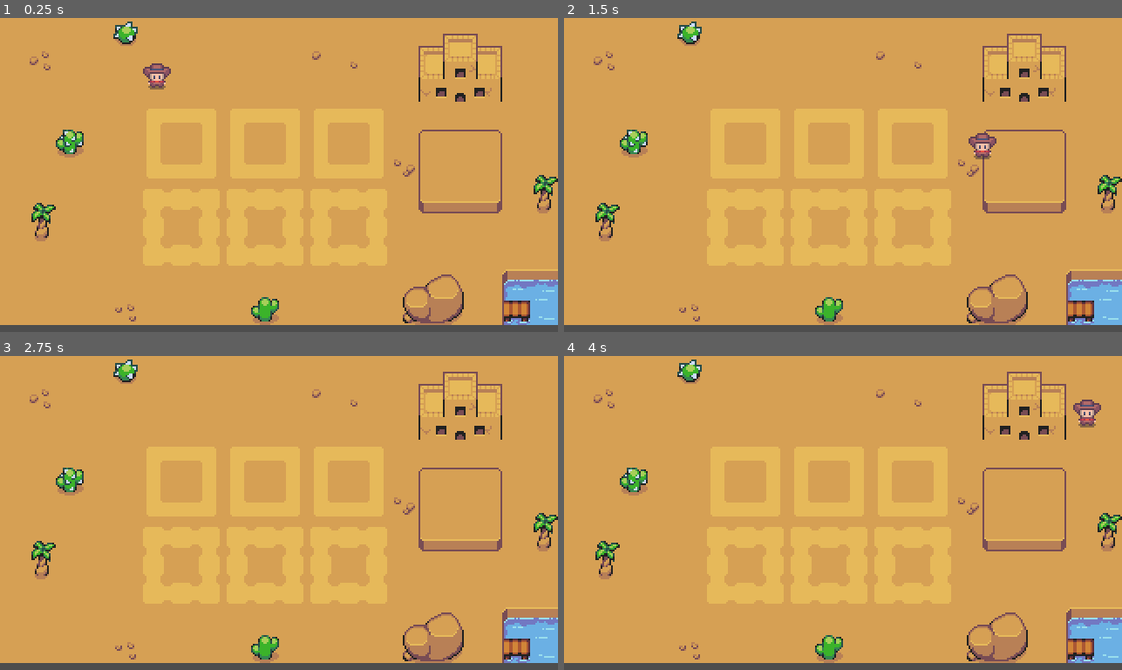
Above: before the commit, frames 1-4 (two rows, left to right).
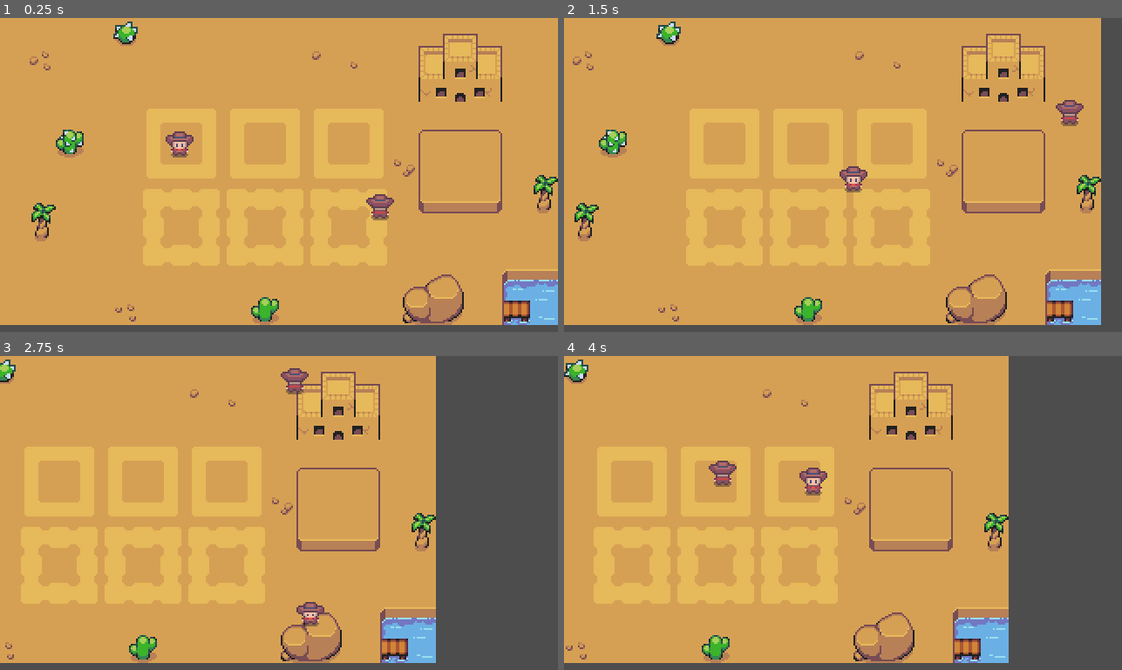
Above: after the commit, the same moments.

Repository: Jabir-A-H/rogue-outlaw
Game: Godot game, scene res://scenes/main.tscn
The game is run twice, just before and just after one commit, with the same random seed, the same clock (stepped at 60 frames per second) and the same inputs.
Inputs:
- Up to frame 1 (0.25 s): no input
- Up to frame 2 (1.5 s): tap Enter at 0.5 s; hold Right (ui_right) 0.53-1.28 s; hold Down (ui_down) from 1.28 s (still down)
- Up to frame 3 (2.75 s): release Down (ui_down) at 2.03 s; hold Right (ui_right) from 2.03 s (still down)
- Up to frame 4 (4 s): release Right (ui_right) at 2.78 s; hold Up (ui_up) 2.78-3.53 s; hold Left (ui_left) from 3.53 s (still down)

The runs differ from the first frame. In frame 1, 0.9% of the frame differs, in the area x 25-71%, y 14-65%; in frame 2, 23%; in frame 3, 46%, in the area x 0-100%, y 0-98%; in frame 4, 43%.

Commit message:
Enemy Movement

Diff:
--- a/project.godot
+++ b/project.godot
@@ -23,6 +23,16 @@
 window/size/window_height_override=720
 window/stretch/mode="viewport"
 
+[global_group]
+
+player=""
+
+[layer_names]
+
+2d_physics/layer_1="player"
+2d_physics/layer_2="props"
+2d_physics/layer_3="emenies"
+
 [rendering]
 
 textures/canvas_textures/default_texture_filter=0
--- a/scenes/emeny.tscn
+++ b/scenes/emeny.tscn
@@ -1,6 +1,156 @@
-[gd_scene load_steps=2 format=3 uid="uid://c0uwbtquxuumx"]
+[gd_scene load_steps=22 format=3 uid="uid://c0uwbtquxuumx"]
 
 [ext_resource type="Script" uid="uid://bifdjx1x3y7vo" path="res://scripts/emeny.gd" id="1_iolue"]
+[ext_resource type="Texture2D" uid="uid://6ow0lgcaoo0" path="res://assets/Player/idle/cowboy_idle_spritesheet.png" id="2_5jopv"]
+[ext_resource type="Texture2D" uid="uid://77jfwgmbgnaq" path="res://assets/Player/idle/cowboy_idle_right_spritesheet.png" id="3_mm6fx"]
+[ext_resource type="Texture2D" uid="uid://dolo7mebebsy0" path="res://assets/Player/idle/cowboy_idle_up_spritesheet.png" id="4_3qxnk"]
 
-[node name="Emeny" type="CharacterBody2D"]
+[sub_resource type="PhysicsMaterial" id="PhysicsMaterial_5jopv"]
+friction = 0.0
+bounce = 1.0
+
+[sub_resource type="AtlasTexture" id="AtlasTexture_fjrip"]
+atlas = ExtResource("2_5jopv")
+region = Rect2(0, 0, 32, 32)
+
+[sub_resource type="AtlasTexture" id="AtlasTexture_smehm"]
+atlas = ExtResource("2_5jopv")
+region = Rect2(32, 0, 32, 32)
+
+[sub_resource type="AtlasTexture" id="AtlasTexture_ur7pv"]
+atlas = ExtResource("2_5jopv")
+region = Rect2(64, 0, 32, 32)
+
+[sub_resource type="AtlasTexture" id="AtlasTexture_y4r1p"]
+atlas = ExtResource("2_5jopv")
+region = Rect2(96, 0, 32, 32)
+
+[sub_resource type="AtlasTexture" id="AtlasTexture_d2wvv"]
+atlas = ExtResource("3_mm6fx")
+region = Rect2(0, 0, 32, 32)
+
+[sub_resource type="AtlasTexture" id="AtlasTexture_3v2ag"]
+atlas = ExtResource("3_mm6fx")
+region = Rect2(32, 0, 32, 32)
+
+[sub_resource type="AtlasTexture" id="AtlasTexture_jej6c"]
+atlas = ExtResource("3_mm6fx")
+region = Rect2(64, 0, 32, 32)
+
+[sub_resource type="AtlasTexture" id="AtlasTexture_f1ej7"]
+atlas = ExtResource("3_mm6fx")
+region = Rect2(96, 0, 32, 32)
+
+[sub_resource type="AtlasTexture" id="AtlasTexture_oprun"]
+atlas = ExtResource("4_3qxnk")
+region = Rect2(0, 0, 32, 32)
+
+[sub_resource type="AtlasTexture" id="AtlasTexture_a8ls1"]
+atlas = ExtResource("4_3qxnk")
+region = Rect2(32, 0, 32, 32)
+
+[sub_resource type="AtlasTexture" id="AtlasTexture_qfm1y"]
+atlas = ExtResource("4_3qxnk")
+region = Rect2(64, 0, 32, 32)
+
+[sub_resource type="AtlasTexture" id="AtlasTexture_fulsm"]
+atlas = ExtResource("4_3qxnk")
+region = Rect2(96, 0, 32, 32)
+
+[sub_resource type="SpriteFrames" id="SpriteFrames_4emw5"]
+animations = [{
+"frames": [{
+"duration": 1.0,
+"texture": SubResource("AtlasTexture_fjrip")
+}, {
+"duration": 1.0,
+"texture": SubResource("AtlasTexture_smehm")
+}, {
+"duration": 1.0,
+"texture": SubResource("AtlasTexture_ur7pv")
+}, {
+"duration": 1.0,
+"texture": SubResource("AtlasTexture_y4r1p")
+}],
+"loop": true,
+"name": &"idle",
+"speed": 5.0
+}, {
+"frames": [{
+"duration": 1.0,
+"texture": SubResource("AtlasTexture_d2wvv")
+}, {
+"duration": 1.0,
+"texture": SubResource("AtlasTexture_3v2ag")
+}, {
+"duration": 1.0,
+"texture": SubResource("AtlasTexture_jej6c")
+}, {
+"duration": 1.0,
+"texture": SubResource("AtlasTexture_f1ej7")
+}],
+"loop": true,
+"name": &"idle_move",
+"speed": 5.0
+}, {
+"frames": [{
+"duration": 1.0,
+"texture": SubResource("AtlasTexture_oprun")
+}, {
+"duration": 1.0,
+"texture": SubResource("AtlasTexture_a8ls1")
+}, {
+"duration": 1.0,
+"texture": SubResource("AtlasTexture_qfm1y")
+}, {
+"duration": 1.0,
+"texture": SubResource("AtlasTexture_fulsm")
+}],
+"loop": true,
+"name": &"idle_up",
+"speed": 5.0
+}]
+
+[sub_resource type="RectangleShape2D" id="RectangleShape2D_5jopv"]
+size = Vector2(16, 15)
+
+[sub_resource type="CapsuleShape2D" id="CapsuleShape2D_mm6fx"]
+radius = 4.0
+height = 14.0
+
+[sub_resource type="CircleShape2D" id="CircleShape2D_3qxnk"]
+radius = 28.1603
+
+[node name="Enemy" type="RigidBody2D"]
+collision_layer = 4
+collision_mask = 3
+physics_material_override = SubResource("PhysicsMaterial_5jopv")
+gravity_scale = 0.0
+lock_rotation = true
 script = ExtResource("1_iolue")
+
+[node name="AnimatedSprite2D" type="AnimatedSprite2D" parent="."]
+sprite_frames = SubResource("SpriteFrames_4emw5")
+animation = &"idle_up"
+autoplay = "idle_up"
+
+[node name="CollisionShape2D" type="CollisionShape2D" parent="."]
+shape = SubResource("RectangleShape2D_5jopv")
+
+[node name="WeaponAim" type="Node2D" parent="."]
+
+[node name="Sprite2D" type="Sprite2D" parent="WeaponAim"]
+
+[node name="AimPoint" type="Marker2D" parent="WeaponAim"]
+
+[node name="HurtBox" type="Area2D" parent="."]
+
+[node name="CollisionShape2D" type="CollisionShape2D" parent="HurtBox"]
+shape = SubResource("CapsuleShape2D_mm6fx")
+
+[node name="Timer" type="Timer" parent="."]
+
+[node name="DetectionArea" type="Area2D" parent="."]
+
+[node name="CollisionShape2D" type="CollisionShape2D" parent="DetectionArea"]
+shape = SubResource("CircleShape2D_3qxnk")
--- a/scenes/main.tscn
+++ b/scenes/main.tscn
@@ -1,8 +1,37 @@
-[gd_scene load_steps=6 format=4 uid="uid://cfxie45i07iyp"]
+[gd_scene load_steps=15 format=4 uid="uid://cfxie45i07iyp"]
 
 [ext_resource type="Script" uid="uid://c0e0tr4rdo2sr" path="res://scripts/main.gd" id="1_o5qli"]
 [ext_resource type="Texture2D" uid="uid://csmyv606380ec" path="res://assets/Tileset/DesertTilemap16x16.png" id="2_0wfyh"]
 [ext_resource type="PackedScene" uid="uid://w7u4f3xyig1r" path="res://scenes/player.tscn" id="3_sugp2"]
+[ext_resource type="PackedScene" uid="uid://c0uwbtquxuumx" path="res://scenes/emeny.tscn" id="4_jyhfs"]
+
+[sub_resource type="PhysicsMaterial" id="PhysicsMaterial_sugp2"]
+friction = 0.0
+bounce = 1.0
+
+[sub_resource type="RectangleShape2D" id="RectangleShape2D_jyhfs"]
+size = Vector2(320, 2)
+
+[sub_resource type="PhysicsMaterial" id="PhysicsMaterial_tbgi4"]
+friction = 0.0
+bounce = 1.0
+
+[sub_resource type="RectangleShape2D" id="RectangleShape2D_tefeu"]
+size = Vector2(320, 2)
+
+[sub_resource type="PhysicsMaterial" id="PhysicsMaterial_o6xl0"]
+friction = 0.0
+bounce = 1.0
+
+[sub_resource type="RectangleShape2D" id="RectangleShape2D_tipki"]
+size = Vector2(2, 180)
+
+[sub_resource type="PhysicsMaterial" id="PhysicsMaterial_85g3d"]
+friction = 0.0
+bounce = 1.0
+
+[sub_resource type="RectangleShape2D" id="RectangleShape2D_choun"]
+size = Vector2(2, 180)
 
 [sub_resource type="TileSetAtlasSource" id="TileSetAtlasSource_sugp2"]
 texture = ExtResource("2_0wfyh")
@@ -224,9 +253,46 @@
 [node name="Main" type="Node"]
 script = ExtResource("1_o5qli")
 
+[node name="Boundaries" type="Node" parent="."]
+
+[node name="TopWall" type="StaticBody2D" parent="Boundaries"]
+collision_layer = 2
+physics_material_override = SubResource("PhysicsMaterial_sugp2")
+
+[node name="CollisionShape2D" type="CollisionShape2D" parent="Boundaries/TopWall"]
+position = Vector2(160, -1)
+shape = SubResource("RectangleShape2D_jyhfs")
+
+[node name="BottomWall" type="StaticBody2D" parent="Boundaries"]
+collision_layer = 2
+physics_material_override = SubResource("PhysicsMaterial_tbgi4")
+
+[node name="CollisionShape2D" type="CollisionShape2D" parent="Boundaries/BottomWall"]
+position = Vector2(160, 177)
+shape = SubResource("RectangleShape2D_tefeu")
+
+[node name="LeftWall" type="StaticBody2D" parent="Boundaries"]
+collision_layer = 2
+physics_material_override = SubResource("PhysicsMaterial_o6xl0")
+
+[node name="CollisionShape2D" type="CollisionShape2D" parent="Boundaries/LeftWall"]
+position = Vector2(-1, 88)
+shape = SubResource("RectangleShape2D_tipki")
+
+[node name="RightWall" type="StaticBody2D" parent="Boundaries"]
+collision_layer = 2
+physics_material_override = SubResource("PhysicsMaterial_85g3d")
+
+[node name="CollisionShape2D" type="CollisionShape2D" parent="Boundaries/RightWall"]
+position = Vector2(321, 88)
+shape = SubResource("RectangleShape2D_choun")
+
 [node name="TileMapLayer" type="TileMapLayer" parent="."]
 tile_map_data = PackedByteArray("AAAAAAAAAAABAAUAAAABAAEAAAAHAAQAAAACAAEAAAABAAUAAAADAAIAAAABAAUAAAAEAAIAAAABAAUAAAAFAA …(3440 unchanged characters)…
 tile_set = SubResource("TileSet_jyhfs")
 
 [node name="Player" parent="." instance=ExtResource("3_sugp2")]
-position = Vector2(90, 34)
+position = Vector2(103, 72)
+
+[node name="Emeny" parent="." instance=ExtResource("4_jyhfs")]
+position = Vector2(202, 118)
--- a/scenes/player.tscn
+++ b/scenes/player.tscn
@@ -107,32 +107,43 @@
 "speed": 5.0
 }]
 
-[sub_resource type="CapsuleShape2D" id="CapsuleShape2D_dqkch"]
+[sub_resource type="RectangleShape2D" id="RectangleShape2D_dqkch"]
+size = Vector2(16, 15)
+
+[sub_resource type="CapsuleShape2D" id="CapsuleShape2D_qlg0r"]
 radius = 4.0
-height = 13.0
+height = 14.0
 
 [node name="Player" type="CharacterBody2D"]
+collision_mask = 7
 script = ExtResource("1_3vyb7")
 
 [node name="AnimatedSprite2D" type="AnimatedSprite2D" parent="."]
-position = Vector2(0, -1)
 sprite_frames = SubResource("SpriteFrames_4r5pv")
 animation = &"idle"
 autoplay = "idle"
 frame_progress = 0.422641
 
-[node name="CollisionShape2D" type="CollisionShape2D" parent="."]
-shape = SubResource("CapsuleShape2D_dqkch")
+[node name="CollisionShape2D" type="CollisionShape2D" parent="." groups=["player"]]
+position = Vector2(0, 0.5)
+shape = SubResource("RectangleShape2D_dqkch")
 
-[node name="Node2D" type="Node2D" parent="."]
+[node name="WeaponAim" type="Node2D" parent="."]
 
-[node name="Sprite2D" type="Sprite2D" parent="Node2D"]
+[node name="Sprite2D" type="Sprite2D" parent="WeaponAim"]
 
-[node name="Marker2D" type="Marker2D" parent="Node2D"]
+[node name="AimPoint" type="Marker2D" parent="WeaponAim"]
 
-[node name="Area2D" type="Area2D" parent="."]
+[node name="HurtBox" type="Area2D" parent="."]
 
-[node name="CollisionShape2D" type="CollisionShape2D" parent="Area2D"]
-position = Vector2(0, -2)
+[node name="CollisionShape2D" type="CollisionShape2D" parent="HurtBox"]
+position = Vector2(0, 0.23)
+shape = SubResource("CapsuleShape2D_qlg0r")
 
 [node name="Timer" type="Timer" parent="."]
+
+[node name="Camera2D" type="Camera2D" parent="."]
+limit_left = 0
+limit_top = 0
+limit_bottom = 180
+position_smoothing_enabled = true
--- a/scripts/emeny.gd
+++ b/scripts/emeny.gd
@@ -1,13 +1,14 @@
-extends CharacterBody2D
+extends RigidBody2D
 
-@export var speed := 100.0
-var player: Node2D
+@export var speed := 80.0  # Editable speed in Godot Inspector
+var direction := Vector2.RIGHT
 
 func _ready():
-	player = get_tree().get_first_node_in_group("player")
+	# Set random initial direction
+	direction = Vector2(randf_range(-1, 1), randf_range(-1, 1)).normalized()
+	linear_velocity = direction * speed
 
-func _physics_process(delta):
-	if player:
-		var dir = (player.global_position - global_position).normalized()
-		velocity = dir * speed
-		move_and_slide()
+func _integrate_forces(state):
+	# Maintain constant speed
+	if linear_velocity.length() > 0:
+		linear_velocity = linear_velocity.normalized() * speed
--- a/scripts/player.gd
+++ b/scripts/player.gd
@@ -1,6 +1,6 @@
 extends CharacterBody2D
 
-@export var speed := 200.0
+@export var speed := 100.0
 
 func _physics_process(delta):
 	var dir = Vector2.ZERO
Not shown: 1 places in scenes/player.tscn that only renumber resources
